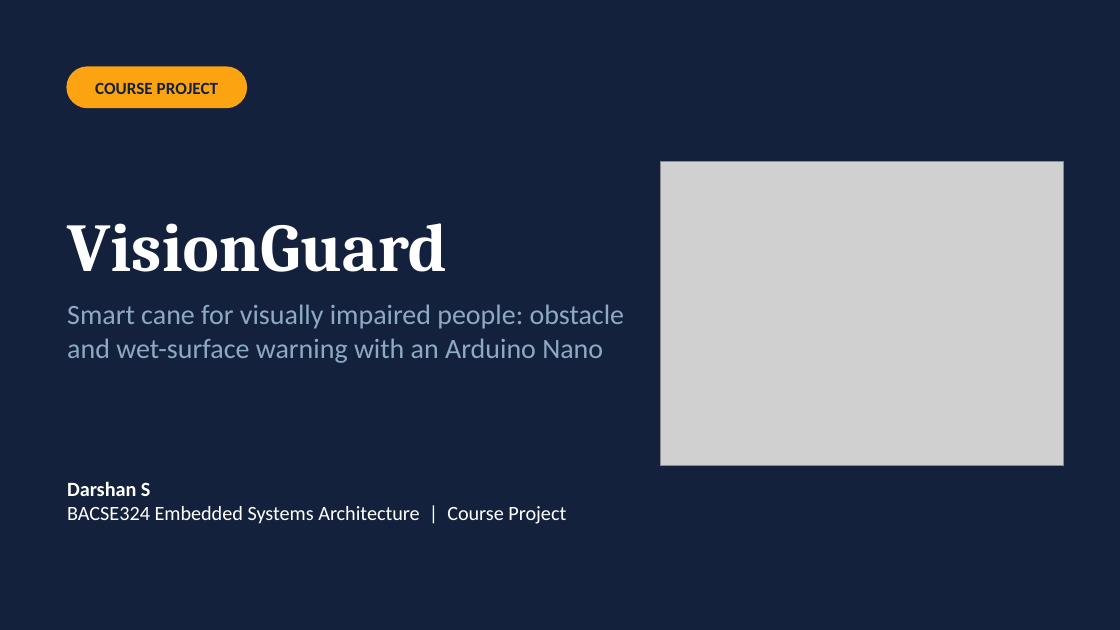
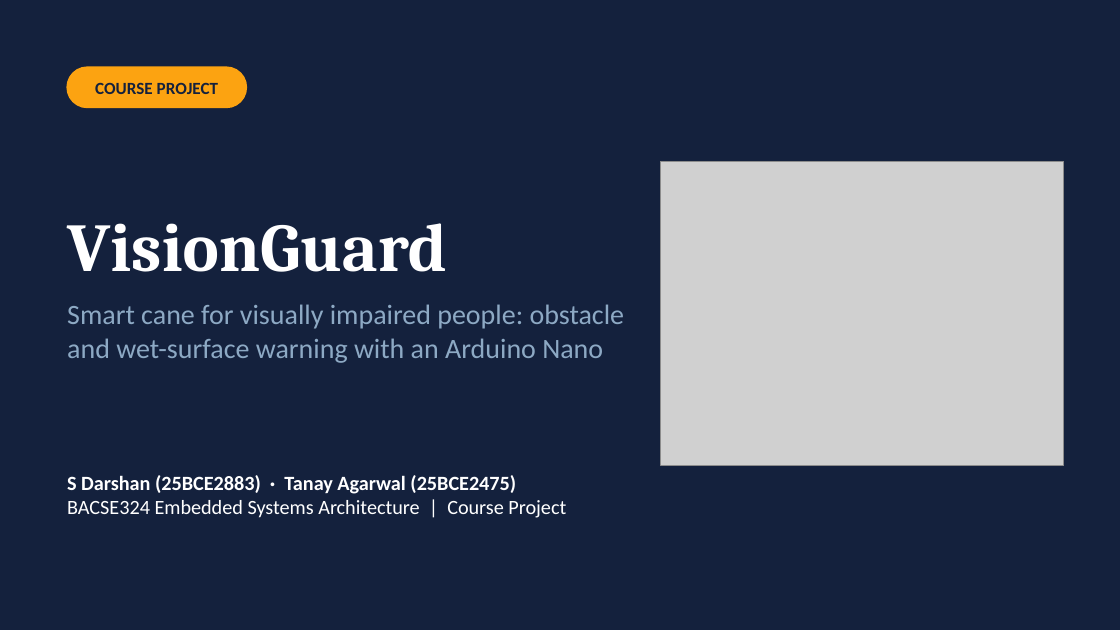
Before and after one commit to darshanpvt007-afk/visionguard-smart-cane, a slide deck: slide 1 of docs/VisionGuard_Presentation.pptx. Drawn at 1120x630 pixels with LibreOffice and Linux fonts; fonts in the diff are those of the drawing; grey boxes stand for pictures. Boxes give left, top, right and bottom in pixels: in the first picture for what was removed or moved away, otherwise in the second. Text is boxed around its words. In the diff, an @@ line names an element or a change of style, - is before the commit and + after.

```diff
--- a/docs/VisionGuard_Presentation.pptx
+++ b/docs/VisionGuard_Presentation.pptx
@@ text at bbox=[67, 475, 516, 494]: text changed @@
-Darshan S
+S Darshan (25BCE2883) · Tanay Agarwal (25BCE2475)
```
Also in this commit, not shown: 5 other files.
